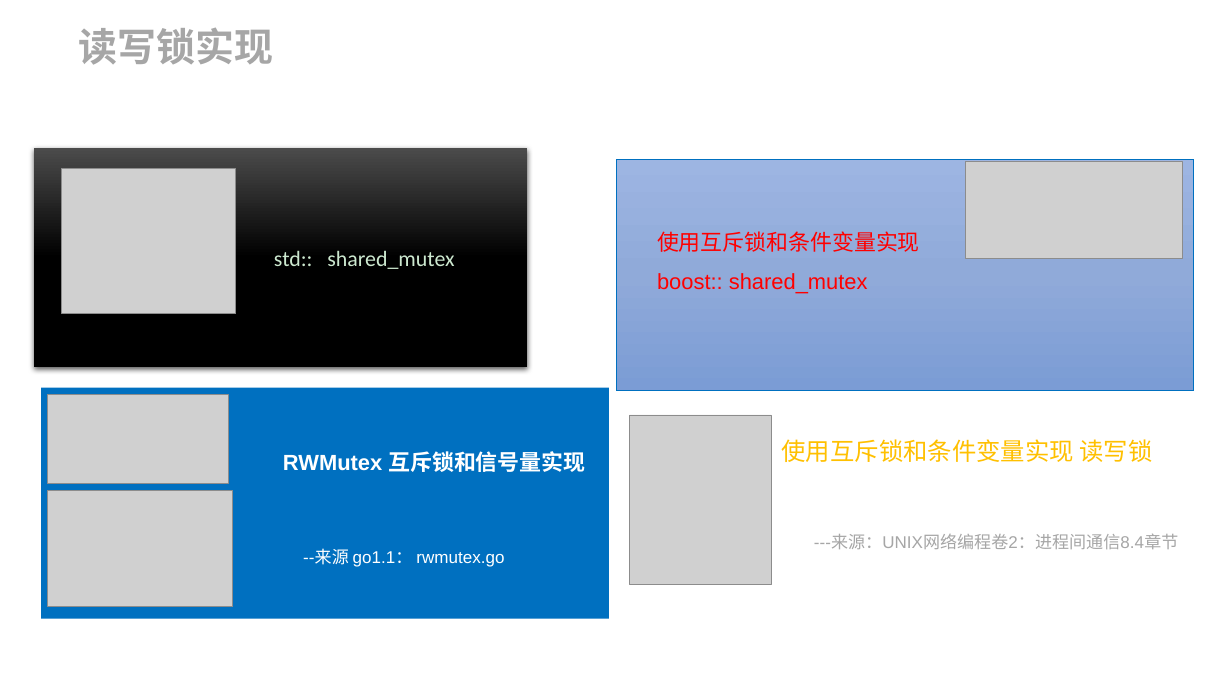
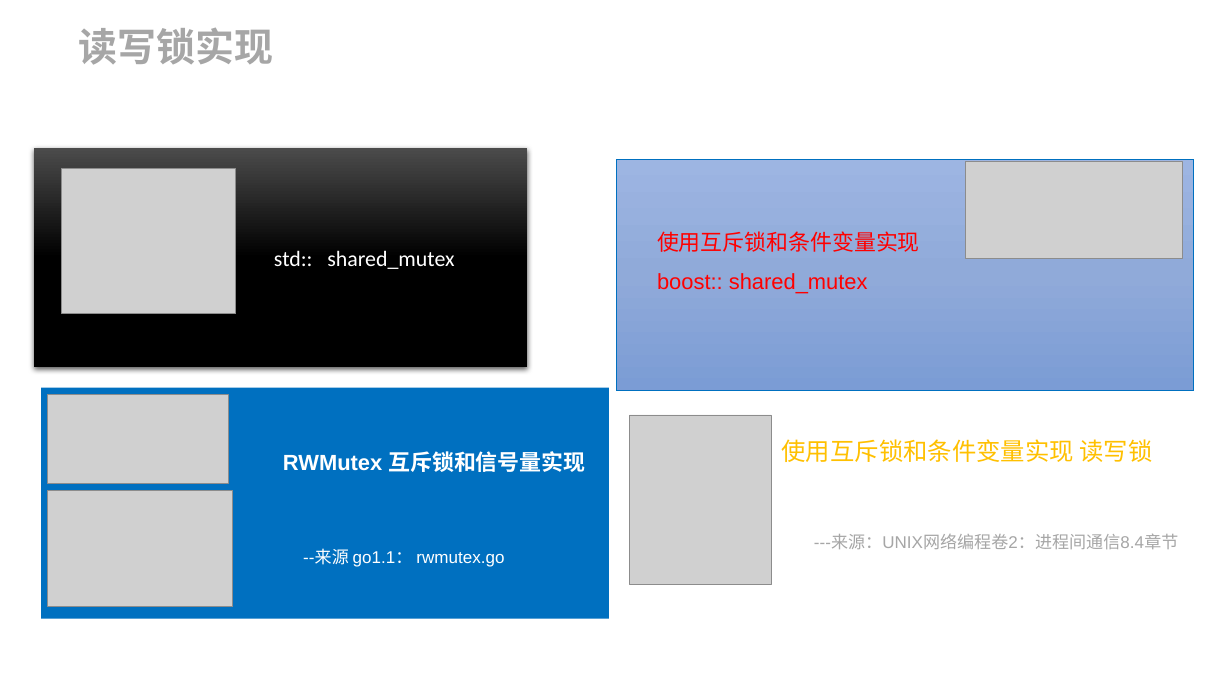
Before and after one commit to wangcy6/weekly, a slide deck: slide 3 of ppt/2020/liunxFQA.pptx. Drawn at 1232x693 pixels with LibreOffice and Linux fonts; fonts in the diff are those of the drawing; grey boxes stand for pictures. Boxes give left, top, right and bottom in pixels: in the first picture for what was removed or moved away, otherwise in the second. Text is boxed around its words. In the diff, an @@ line names an element or a change of style, - is before the commit and + after.

```diff
--- a/ppt/2020/liunxFQA.pptx
+++ b/ppt/2020/liunxFQA.pptx
@@ background #CCE8CF to #FFFFFF @@
@@ rectangle "std:: shared_mutex" at bbox=[34, 148, 527, 367]: text colour #CCE8CF to #FFFFFF @@
```
Also in this commit, not shown: 4 other slides changed, 3 slides added, 10 other files.
